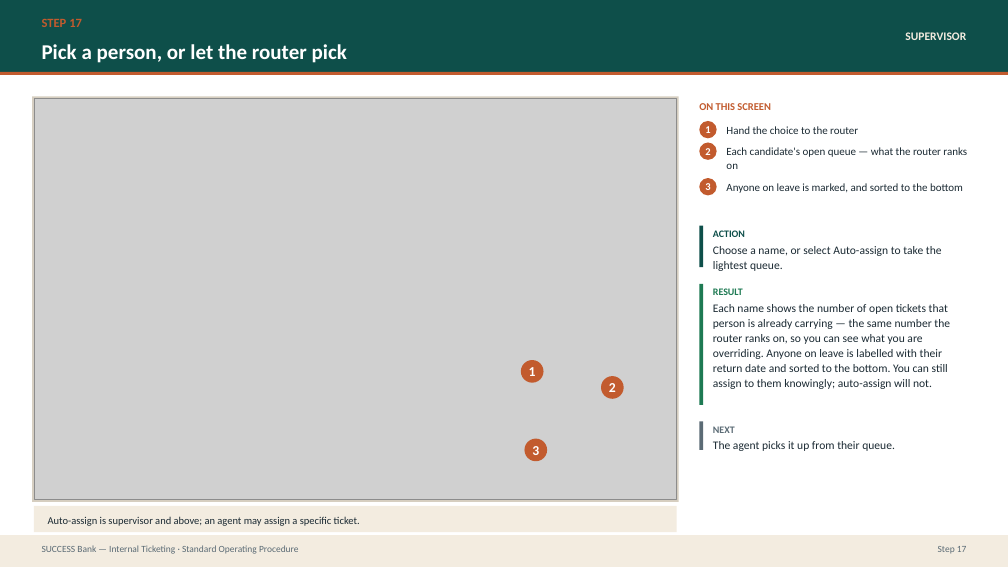
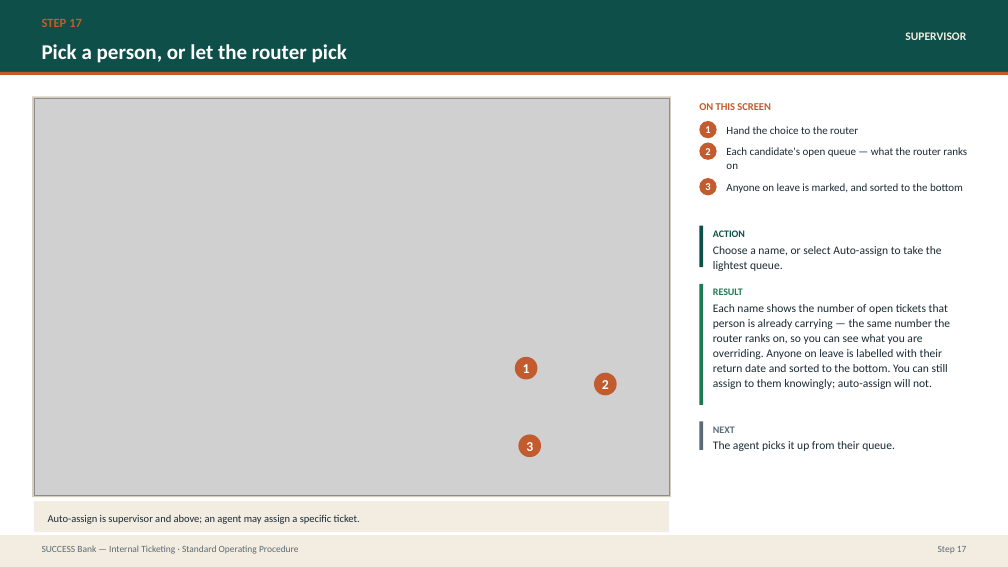
Before and after one commit to prajwal-patil-hub/Internal-Banking-Ticketing-System, a slide deck: slide 32 of docs/sop/SUCCESS-Bank-Ticketing-SOP.pptx. Drawn at 1008x567 pixels with LibreOffice and Linux fonts; fonts in the diff are those of the drawing; grey boxes stand for pictures. Boxes give left, top, right and bottom in pixels: in the first picture for what was removed or moved away, otherwise in the second. Text is boxed around its words. In the diff, an @@ line names an element or a change of style, - is before the commit and + after.

```diff
--- a/docs/sop/SUCCESS-Bank-Ticketing-SOP.pptx
+++ b/docs/sop/SUCCESS-Bank-Ticketing-SOP.pptx
@@ rectangle: place and size @@
-rectangle at (32, 96, 678, 501)
+rectangle at (32, 96, 671, 497)
@@ picture: place and size @@
-picture at (34, 98, 677, 500)
+picture at (34, 98, 669, 495)
@@ 3 ellipses: place and size @@
-3 ellipses at (521, 360, 624, 461)
+3 ellipses at (515, 357, 617, 457)
@@ rectangle: place and size @@
-rectangle at (34, 506, 677, 532)
+rectangle at (34, 501, 669, 532)
```
Also in this commit, not shown: 30 other slides changed, 7 slides added, 7 other files.
